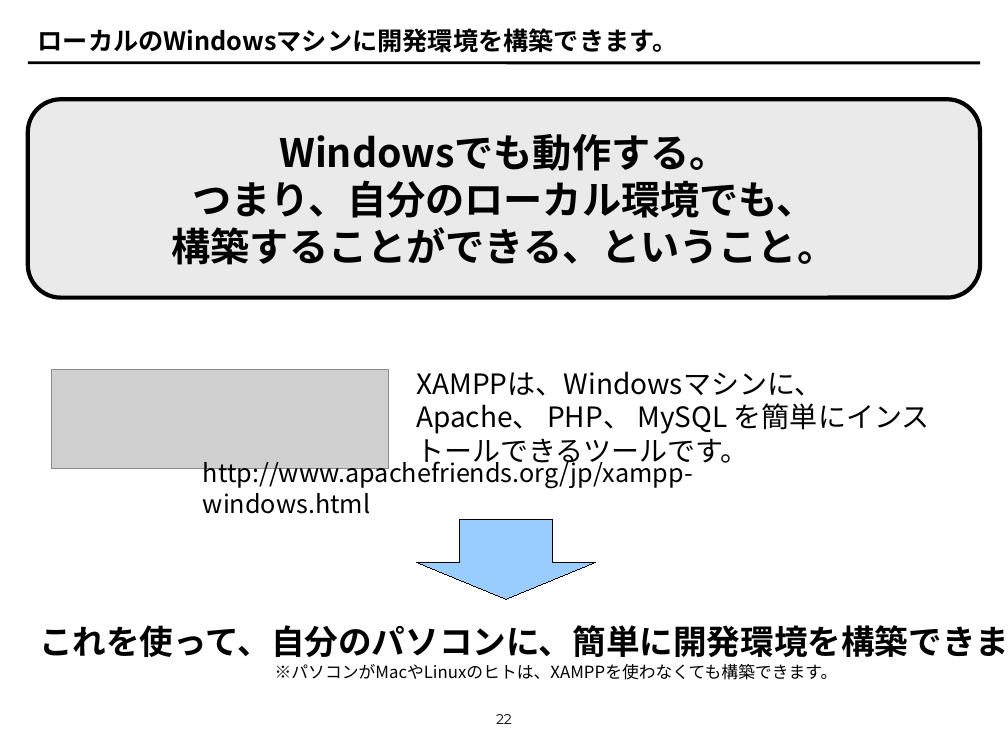
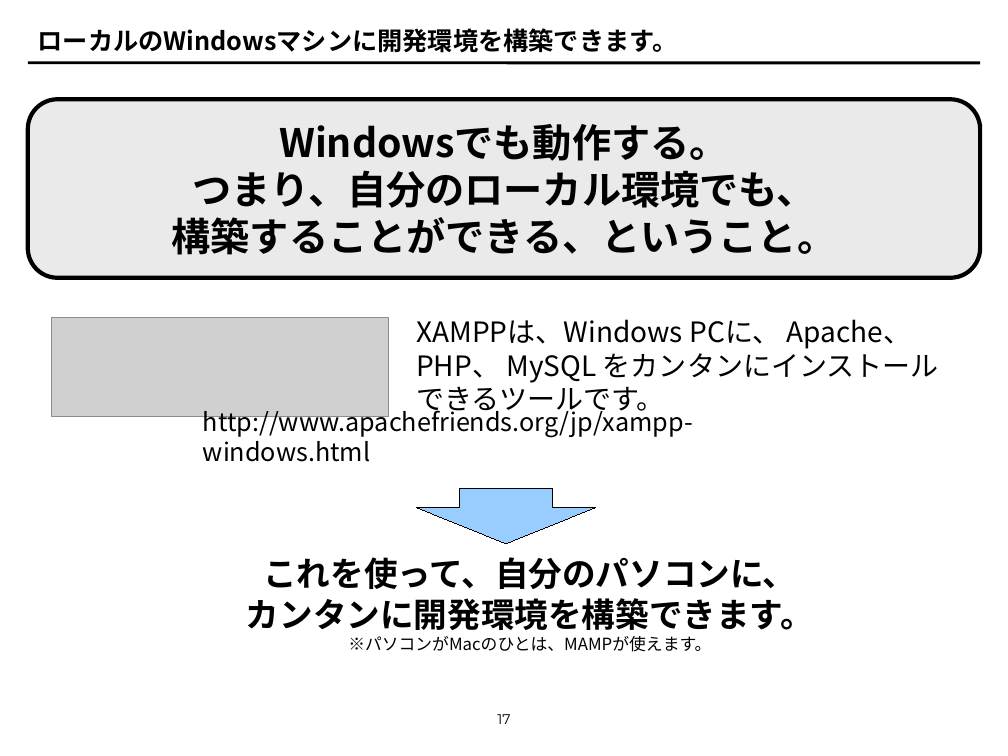
Before and after one commit to tomk79/PxDocuments, a slide deck: slide 17 of PxFW_invitation.odp (slide 22 before the commit). Drawn at 1008x756 pixels with LibreOffice and Linux fonts; fonts in the diff are those of the drawing; grey boxes stand for pictures. Boxes give left, top, right and bottom in pixels: in the first picture for what was removed or moved away, otherwise in the second. Text is boxed around its words. In the diff, an @@ line names an element or a change of style, - is before the commit and + after.

```diff
--- a/PxFW_invitation.odp
+++ b/PxFW_invitation.odp
@@ rounded rectangle "Windowsでも動作する。": place and size @@
-rounded rectangle "Windowsでも動作する。" at (28,99,981,297)
+rounded rectangle "Windowsでも動作する。" at (28,99,981,277)
@@ picture: place and size @@
-picture at (51,369,388,468)
+picture at (51,318,388,416)
@@ text at (416,319,939,417): text changed @@
-XAMPPは、Windowsマシンに、 Apache、 PHP、 MySQL を簡単にインストールできるツールです。
+XAMPPは、Windows PCに、 Apache、 PHP、 MySQL をカンタンにインストールできるツールです。
@@ text "http://www.apachefriends.org/jp/xampp-windows.html": place and size @@
-text "http://www.apachefriends.org/jp/xampp-windows.html" at (203,457,693,514)
+text "http://www.apachefriends.org/jp/xampp-windows.html" at (203,405,693,462)
@@ down arrow: place and size @@
-down arrow at (416,520,595,600)
+down arrow at (416,488,595,543)
@@ down arrow at (416,488,595,543): proportions changed @@
@@ text at (246,557,814,652): text changed; size 12 to 24 pt; bold on @@
-これを使って、自分のパソコンに、簡単に開発環境を構築できます。
-※パソコンがMacやLinuxのヒトは、XAMPPを使わなくても構築できます。
+これを使って、自分のパソコンに、
+カンタンに開発環境を構築できます。
+※パソコンがMacのひとは、MAMPが使えます。
@@ page number at (497,714,510,724): text changed @@
-22
+17
```
Also in this commit, not shown: 14 other slides changed, 13 slides added, 9 slides removed.
